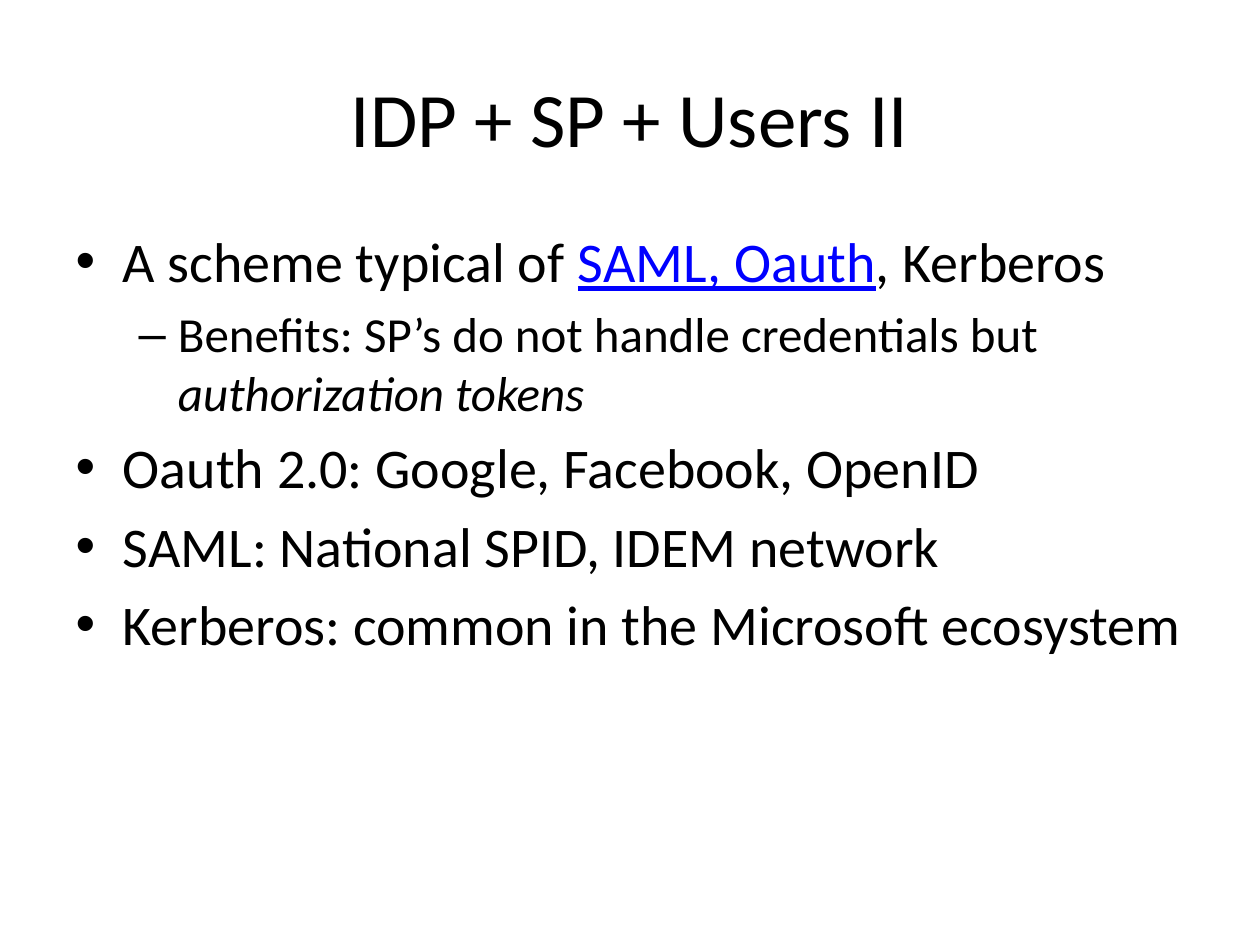
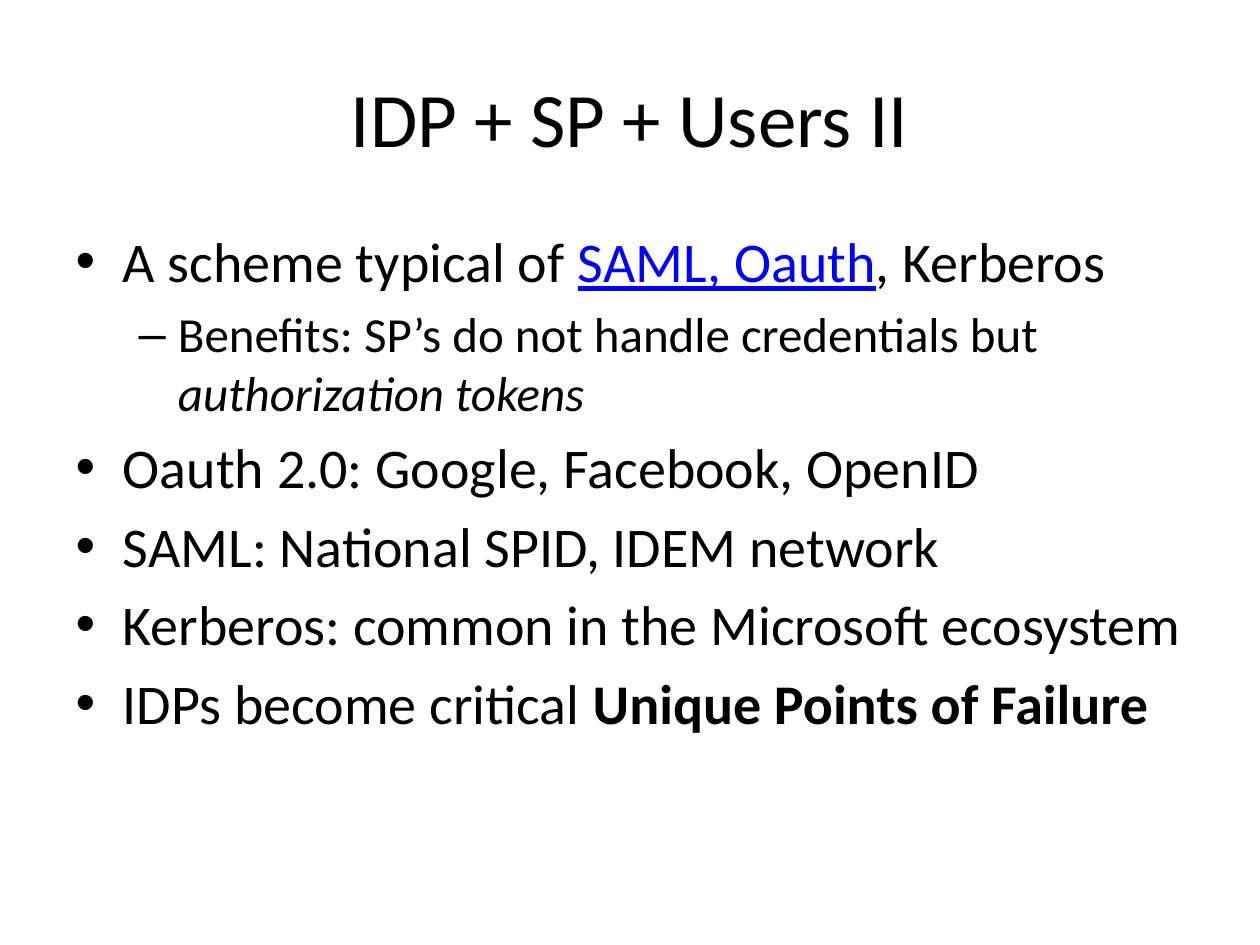
Before and after one commit to DeMaCS-UNICAL/NetworkSecurity, a slide deck: slide 66 of slides/PasswordStorage.pptx. Drawn at 1260x945 pixels with LibreOffice and Linux fonts; fonts in the diff are those of the drawing. Boxes give left, top, right and bottom in pixels: in the first picture for what was removed or moved away, otherwise in the second. Text is boxed around its words. In the diff, an @@ line names an element or a change of style, - is before the commit and + after.

Commit message:
Intro. Pwstorage. tor

```diff
--- a/slides/PasswordStorage.pptx
+++ b/slides/PasswordStorage.pptx
@@ text at [123,684,1148,733]: paragraph added @@
+• IDPs become critical Unique Points of Failure
```
